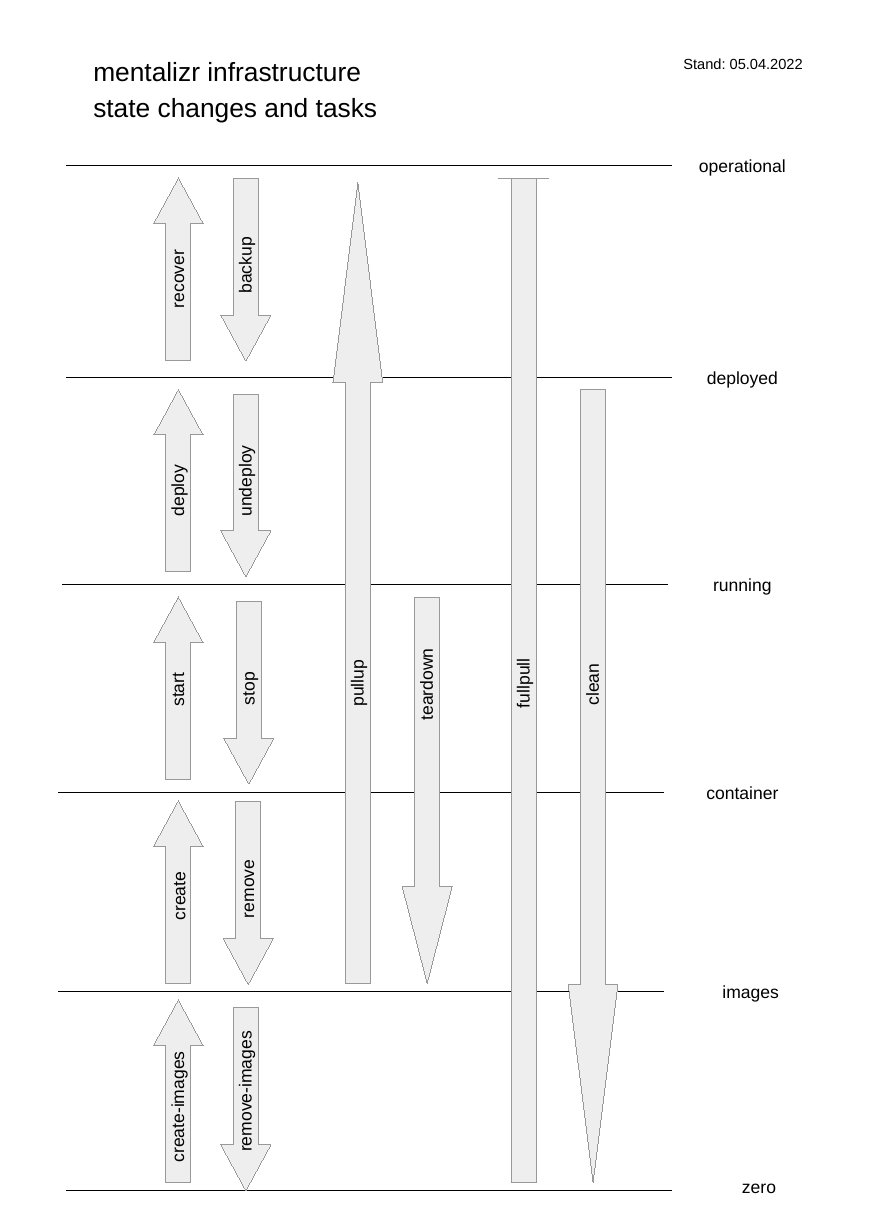
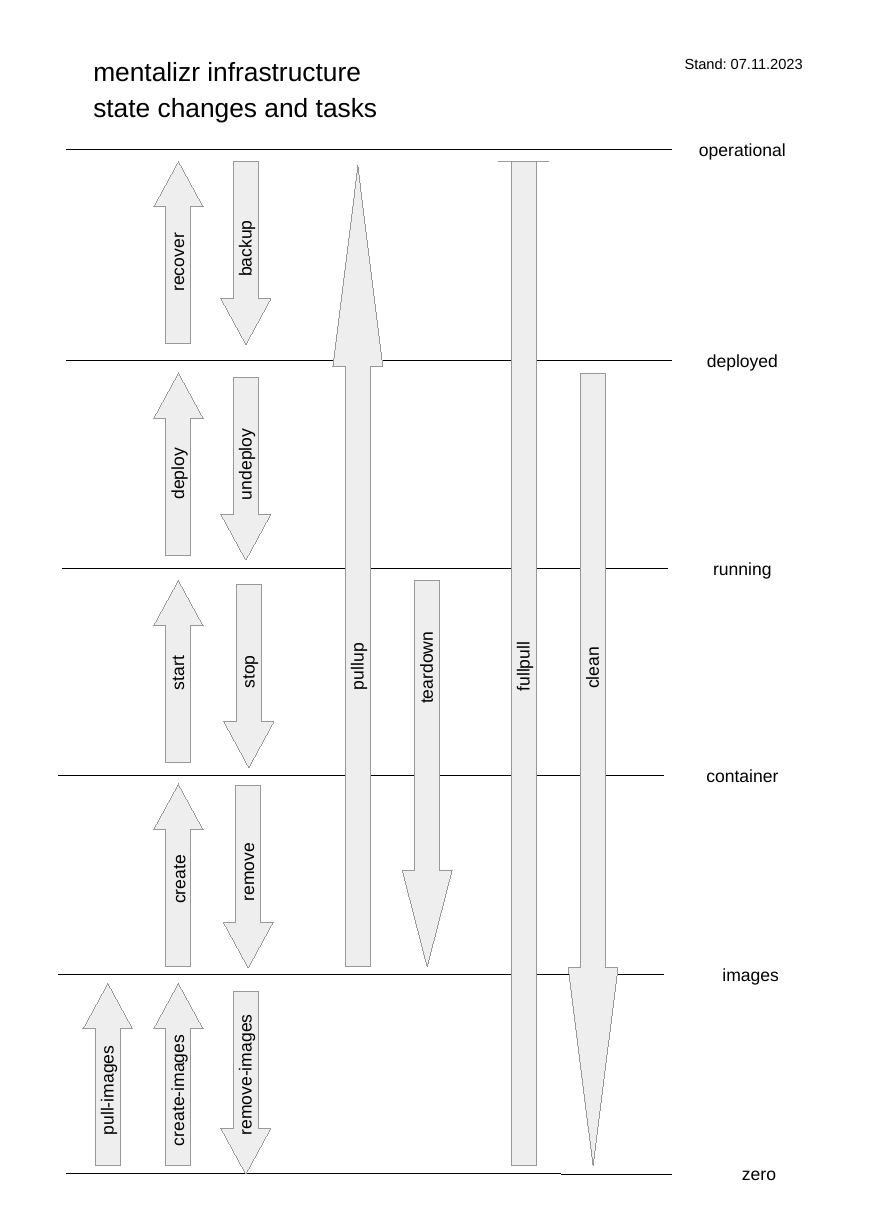
Before and after one commit to mentalizr/m7r-infra-single-host, a slide deck: slide 1 of docu/tasks.odp. Drawn at 871x1232 pixels with LibreOffice and Linux fonts; fonts in the diff are those of the drawing. Boxes give left, top, right and bottom in pixels: in the first picture for what was removed or moved away, otherwise in the second. Text is boxed around its words. In the diff, an @@ line names an element or a change of style, - is before the commit and + after.

```diff
--- a/docu/tasks.odp
+++ b/docu/tasks.odp
@@ text at (x1=685, y1=58, x2=803, y2=69): text changed @@
-Stand: 05.04.2022
+Stand: 07.11.2023
@@ 19 texts, 14 up arrows, 6 lines moved together from (x1=58, y1=159, x2=786, y2=1190) to (x1=58, y1=143, x2=786, y2=1173) @@
@@ up arrow added at (x1=83, y1=983, x2=133, y2=1165), fill #EEEEEE, outline #999999 0 pt @@
@@ text added at (x1=98, y1=1055, x2=118, y2=1133), 12 pt, text #000000 @@
+pull-images
@@ text "zero" moved from (x1=742, y1=1183, x2=776, y2=1193) to (x1=742, y1=1170, x2=776, y2=1180) @@
```
Also in this commit, not shown: 2 slides added, 5 other files.
